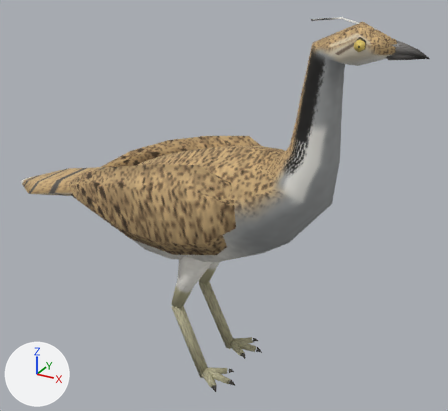
The glTF model assets_src/birds/houbara_alert_lod1.glb, before and after one commit.
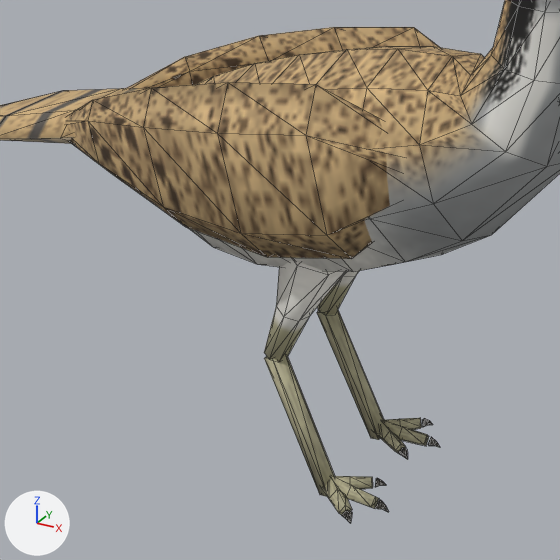
There are two pictures of each version: one whole from a camera (50 mm lens) standing at (0.324, -0.569, 0.503) and looking at (0.0, 0.021, 0.208), one close up on the part from 8% to 72% of the width and 30% to 100% of the height. The lights are fixed; the arrows at lower left show +X, +Y and +Z. The last two pictures show the newer version. The close-ups show mesh edges as thin lines. Where no turn or scale is listed for an object, it has been applied to the vertices. Vertices at exactly the same position are counted once.

The scene before the commit, as lines of its bpy script (objects in view):
```python
me_houbara_body = bpy.data.meshes.new('houbara_body')
me_houbara_body.from_pydata(...)  # 592 vertices, 1084 faces; spans x -0.304..0.217, y -0.077..0.077, z -0.002..0.432
me_houbara_body.materials.append(mat_houbara_far)
ob_houbara_body = bpy.data.objects.new('houbara_body', me_houbara_body)
ob_houbara_body.location = (0.0, 0.0, 0.0)
```
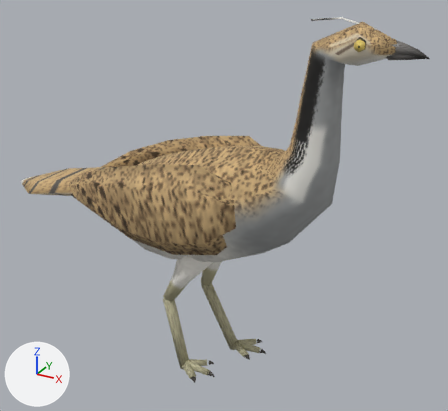
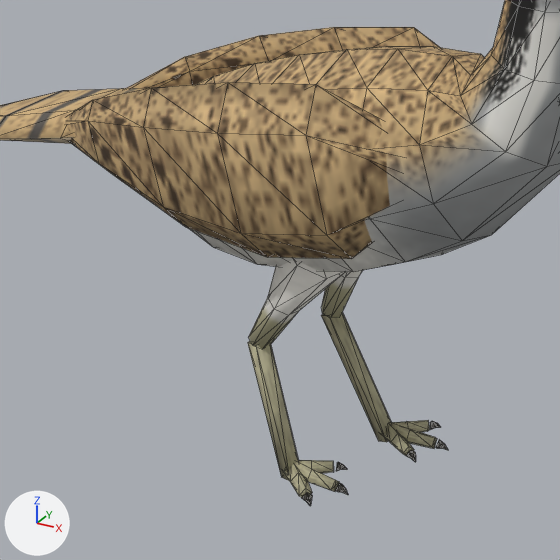
The edits, one by one:
me_houbara_body is used by ob_houbara_body; location (0.0, 0.0, 0.0).
me_houbara_body had 592 vertices, 1084 faces and spanned x -0.304..0.217, y -0.077..0.077, z -0.002..0.432.
me_houbara_body now has 592 vertices, 1084 faces and spans x -0.304..0.217, y -0.077..0.077, z -0.003..0.432.
me_houbara_body part 1: the loose piece of 23 vertices spanning x -0.043..0.015, y 0.01..0.052, z 0.087..0.177 is turned -2.4 degrees about the y axis through its middle, then moved by (0.002, 0.0, 0.0).
me_houbara_body part 2: the loose piece of 23 vertices spanning x -0.043..0.015, y -0.052..-0.01, z 0.087..0.177 is multiplied about its middle by the matrix ((0.987, 0.006, 0.16), (-0.004, 1.0, -0.011), (-0.16, 0.01, 0.987)), then moved by (-0.006, 0.0, 0.002).
me_houbara_body part 3: the loose piece of 12 vertices spanning x -0.041..0.011, y 0.025..0.041, z -0.002..0.093 is scaled about its middle by (1.06, 0.999, 0.987), then moved by (0.005, 0.0, -0.001).
me_houbara_body part 4: the loose piece of 12 vertices spanning x -0.041..0.011, y -0.041..-0.025, z -0.002..0.093 is multiplied about its middle by the matrix ((0.982, 0.004, 0.188), (-0.002, 1.0, -0.012), (-0.188, 0.011, 0.982)), then moved by (-0.021, 0.002, 0.003).
me_houbara_body part 5: the loose piece of 14 vertices spanning x 0.002..0.038, y 0.027..0.041, z -0.001..0.013 is moved by (0.006, 0.0, 0.0).
me_houbara_body part 6: the loose piece of 14 vertices spanning x -0.001..0.029, y 0.016..0.041, z -0.001..0.012 is moved by (0.006, 0.0, 0.0).
me_houbara_body part 7: the loose piece of 14 vertices spanning x -0.002..0.028, y 0.028..0.055, z -0.001..0.012 is moved by (0.006, 0.0, 0.0).
me_houbara_body part 8: the loose piece of 14 vertices spanning x 0.002..0.038, y -0.041..-0.027, z -0.001..0.013 is moved by (-0.03, 0.002, 0.0).
me_houbara_body part 9: the loose piece of 14 vertices spanning x -0.001..0.029, y -0.041..-0.016, z -0.001..0.012 is moved by (-0.03, 0.002, 0.0).
me_houbara_body part 10: the loose piece of 14 vertices spanning x -0.002..0.028, y -0.055..-0.028, z -0.001..0.012 is moved by (-0.03, 0.002, 0.0).
me_houbara_body part 11: the loose piece of 14 vertices spanning x 0.04..0.048, y 0.033..0.041, z 0.002..0.01 is moved by (0.006, 0.0, 0.0).
me_houbara_body part 12: the loose piece of 14 vertices spanning x 0.027..0.035, y 0.015..0.022, z 0.002..0.009 is moved by (0.006, 0.0, 0.0).
me_houbara_body part 13: the loose piece of 14 vertices spanning x 0.025..0.032, y 0.051..0.058, z 0.002..0.009 is moved by (0.006, 0.0, 0.0).
me_houbara_body part 14: the loose piece of 14 vertices spanning x 0.04..0.048, y -0.041..-0.033, z 0.002..0.01 is moved by (-0.03, 0.002, 0.0).
me_houbara_body part 15: the loose piece of 14 vertices spanning x 0.027..0.035, y -0.022..-0.015, z 0.002..0.009 is moved by (-0.03, 0.002, 0.0).
me_houbara_body part 16: the loose piece of 14 vertices spanning x 0.025..0.032, y -0.058..-0.051, z 0.002..0.009 is moved by (-0.03, 0.002, 0.0).

Changed parts and their boxes (x1, y1, x2, y2) in the close-ups (560 x 560 px; the box of a moved part takes in the faces that stretch with it):
'houbara_body', reshaped
    before: (0, 0, 560, 523)
    after: (0, 0, 560, 506)
part 1 of me_houbara_body, moved or reshaped
    before: (318, 271, 359, 315)
    after: (321, 270, 363, 318)
part 2 of me_houbara_body, moved or reshaped
    before: (264, 259, 345, 362)
    after: (249, 259, 345, 349)
part 3 of me_houbara_body, moved or reshaped
    before: (317, 310, 384, 440)
    after: (321, 312, 391, 442)
part 4 of me_houbara_body, moved or reshaped
    before: (264, 356, 335, 496)
    after: (248, 341, 298, 481)
part 5 of me_houbara_body, moved or reshaped
    before: (374, 420, 429, 446)
    after: (381, 423, 437, 448)
part 6 of me_houbara_body, moved or reshaped
    before: (375, 422, 406, 455)
    after: (383, 425, 414, 456)
part 7 of me_houbara_body, moved or reshaped
    before: (385, 418, 422, 430)
    after: (391, 420, 430, 432)
part 8 of me_houbara_body, moved or reshaped
    before: (321, 476, 379, 509)
    after: (283, 462, 339, 492)
part 9 of me_houbara_body, moved or reshaped
    before: (334, 476, 373, 489)
    after: (298, 460, 334, 473)
part 10 of me_houbara_body, moved or reshaped
    before: (323, 478, 352, 515)
    after: (285, 464, 312, 497)
part 11 of me_houbara_body, moved or reshaped
    before: (428, 437, 440, 447)
    after: (436, 440, 448, 450)
part 12 of me_houbara_body, moved or reshaped
    before: (398, 447, 408, 459)
    after: (406, 450, 416, 462)
part 13 of me_houbara_body, moved or reshaped
    before: (422, 418, 433, 427)
    after: (430, 421, 441, 430)
part 14 of me_houbara_body, moved or reshaped
    before: (375, 499, 389, 512)
    after: (335, 483, 348, 495)
part 15 of me_houbara_body, moved or reshaped
    before: (375, 478, 386, 487)
    after: (336, 462, 347, 471)
part 16 of me_houbara_body, moved or reshaped
    before: (341, 510, 352, 523)
    after: (302, 493, 312, 506)
